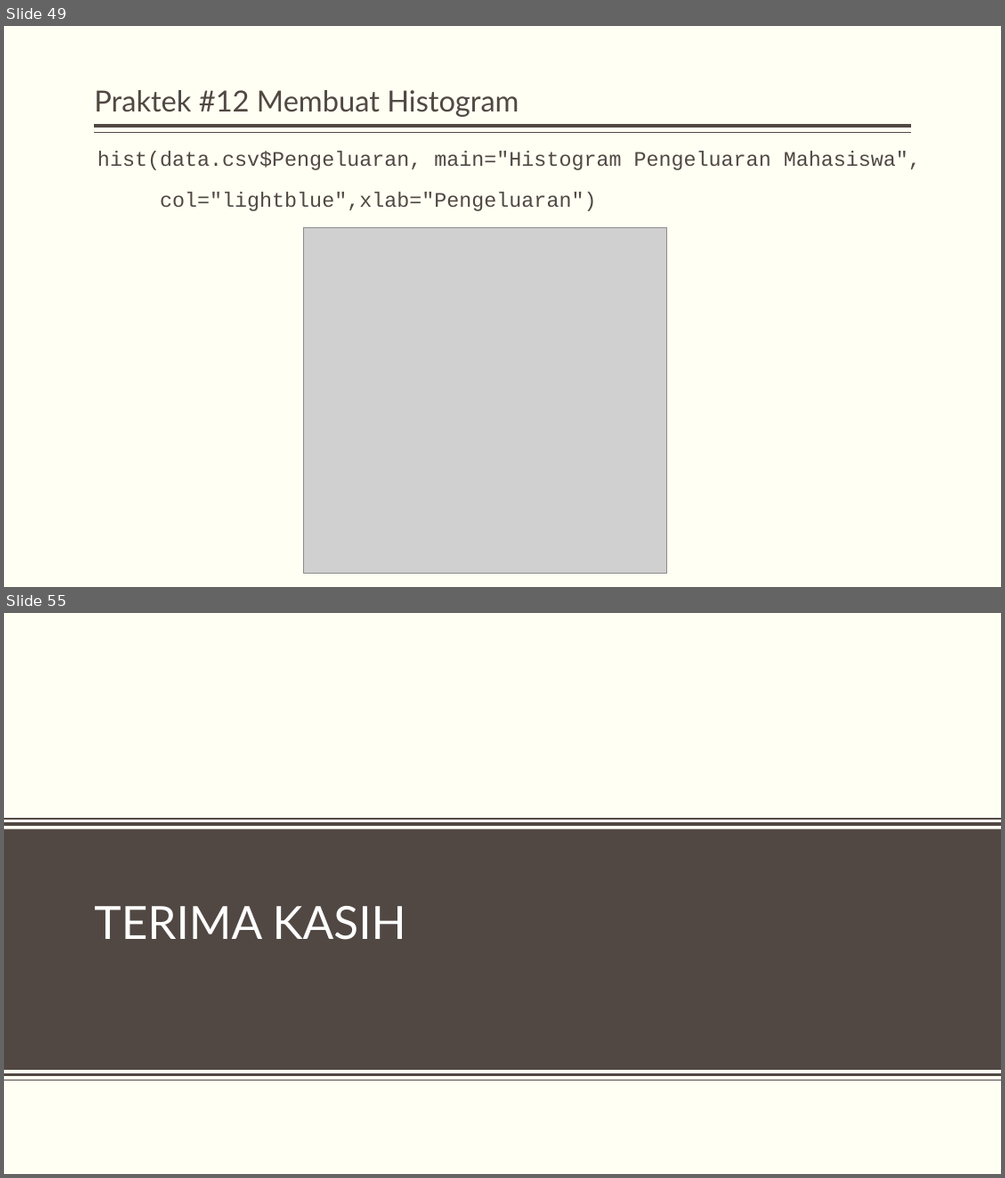
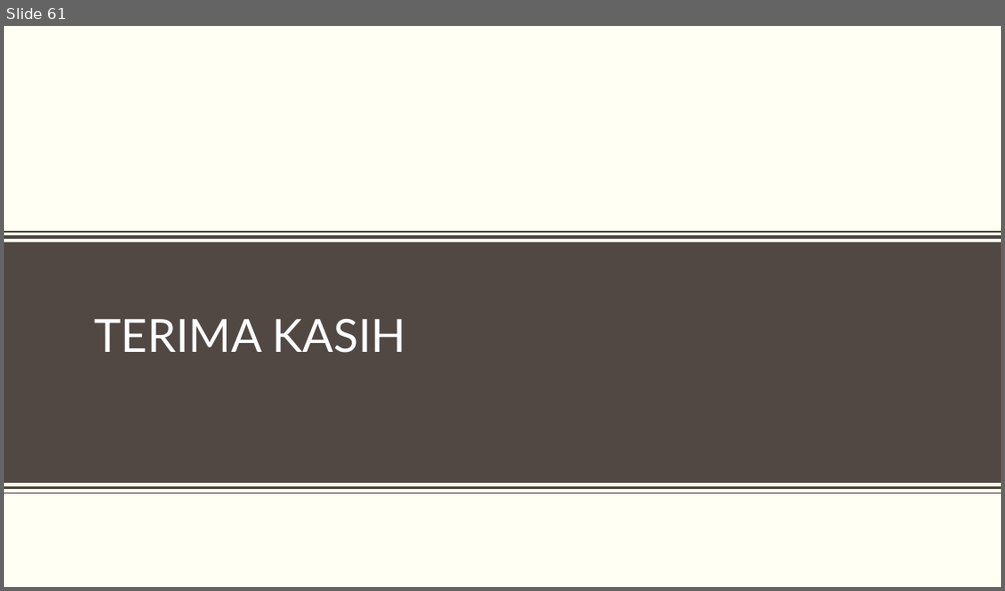
Before and after one commit to dewikiswani/pengantar-R, a slide deck: slide/pengenalan R.pptx. Shown one above the other, each under a label of ours: slides 49 and 55 before the commit, slide 61 after it; the slides between them are not shown. The pictures are 1005x1178 and 1005x591 pixels, drawn with LibreOffice and Linux fonts; fonts in the diff are those of the drawing; grey boxes stand for pictures; background and template pictures are left out. Boxes give left, top, right and bottom in pixels: in the first picture for what was removed or moved away, otherwise in the second. Text is boxed around its words. In the diff, an @@ line names an element or a change of style, - is before the commit and + after.

```diff
--- a/slide/pengenalan R.pptx
+++ b/slide/pengenalan R.pptx
@@ slide 49 removed at [4,26,1001,587], background #FFFFF3 @@
@@ title removed at [94,90,518,117] @@
-Praktek #12 Membuat Histogram
@@ line removed from (911, 126) to (95, 126) @@
@@ line removed from (911, 133) to (95, 133) @@
@@ text removed at [97,151,921,211] @@
-hist(data.csv$Pengeluaran, main="Histogram Pengeluaran Mahasiswa",
-col="lightblue",xlab="Pengeluaran")
@@ picture removed at [304,227,666,573] @@
@@ what was slide 55 is now slide 61 @@
```
Also in this commit, not shown: 7 slides changed, 21 slides added, 14 other slides removed, 1 other file.
